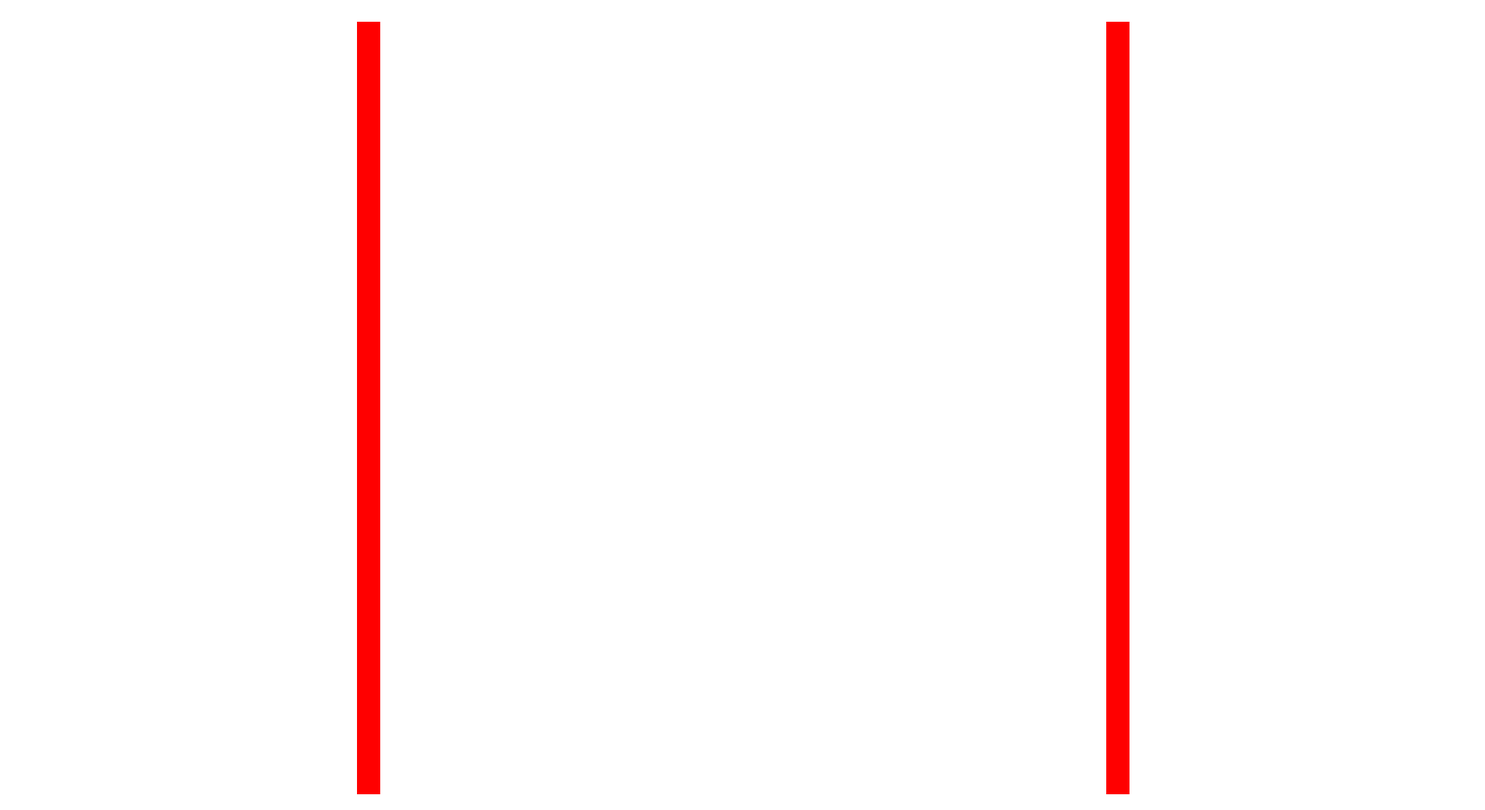
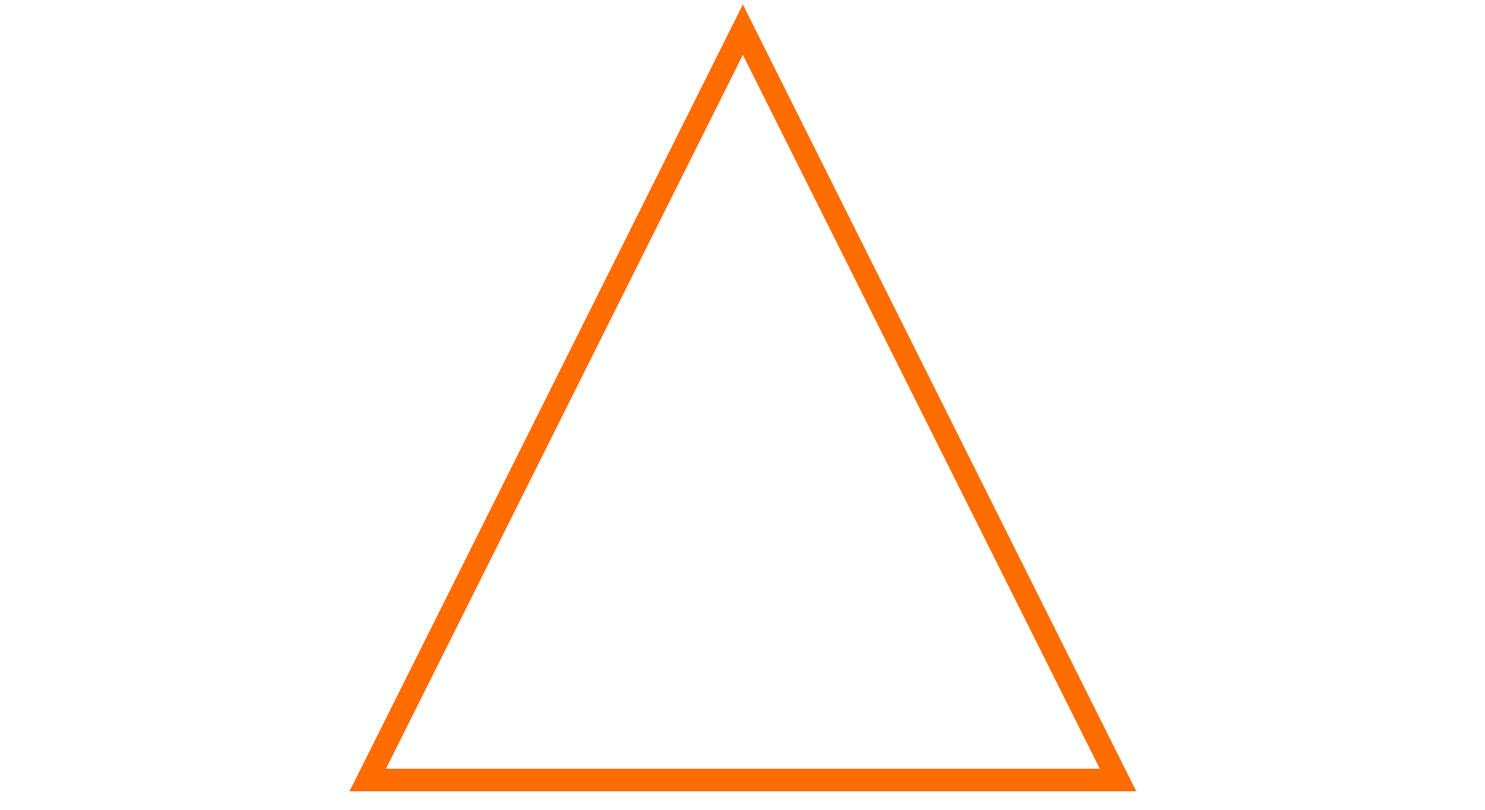
Comparing the layer stacks of the two w=1485, h=810 images. Changes:
added layer "NoteTriangle" above "JudgementLineTriangle" over (349, 4, 1137, 792)
removed group "NoteSquareX" (2 layers) over (357, 21, 1130, 795)
removed layer "NoteSquareRight" from group "NoteSquareX" over (1106, 21, 1130, 795)
removed layer "NoteSquareLeft" from group "NoteSquareX" over (357, 21, 381, 795)
